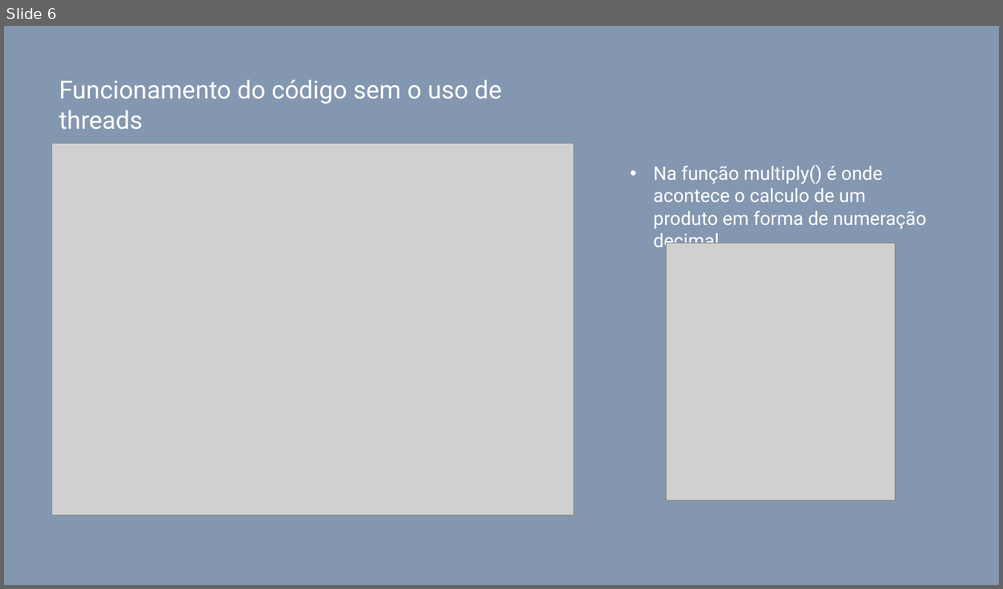
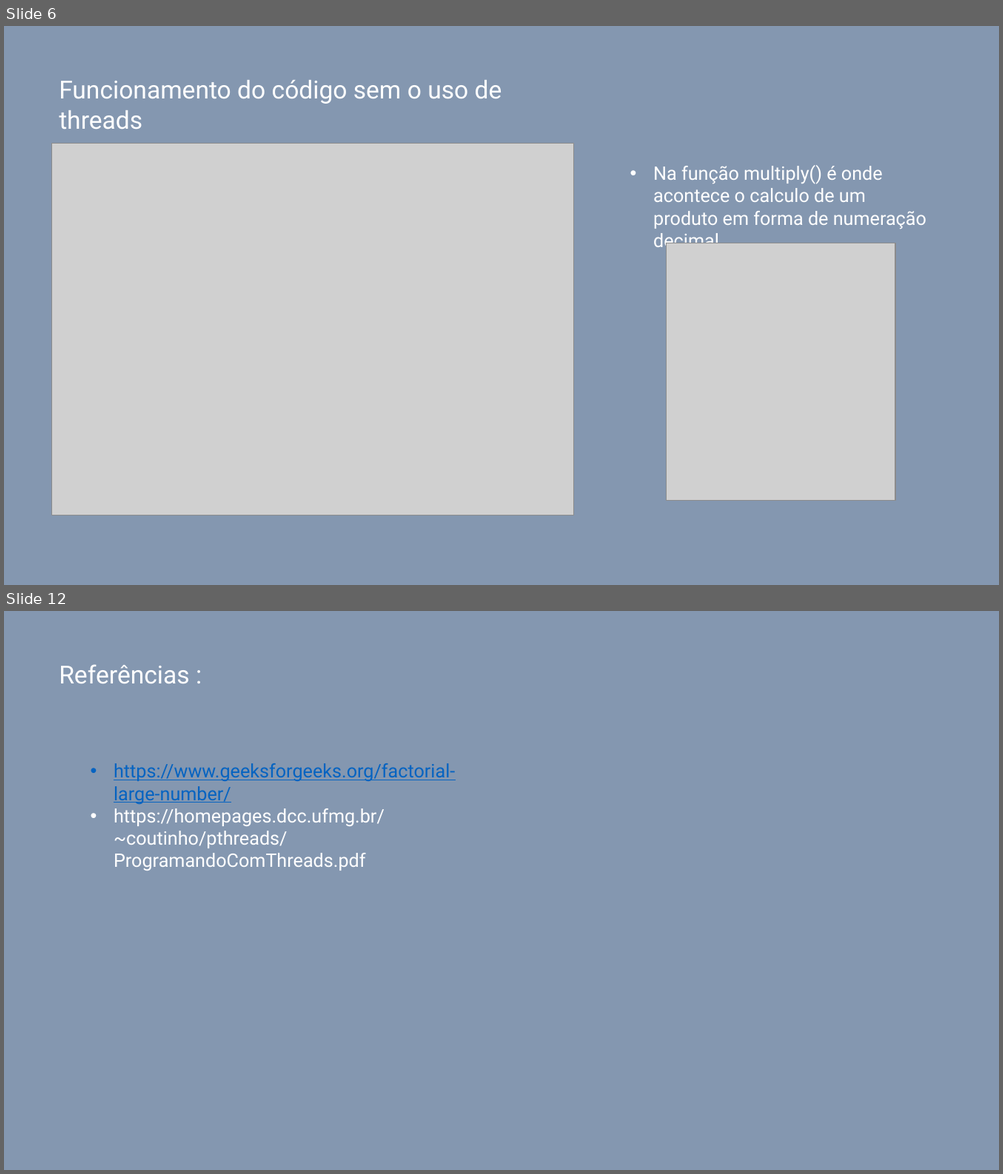
Before and after one commit to llBessa/LucasRafael_ws_OS_RR_2021, a slide deck: Apresentação/Fatorial.pptx. Shown one above the other, each under a label of ours: slide 6 before the commit, slides 6 and 12 after it; the slides between them are not shown. The pictures are 1003x589 and 1003x1174 pixels, drawn with LibreOffice and Linux fonts; fonts in the diff are those of the drawing; grey boxes stand for pictures. Boxes give left, top, right and bottom in pixels: in the first picture for what was removed or moved away, otherwise in the second. Text is boxed around its words. In the diff, an @@ line names an element or a change of style, - is before the commit and + after.

```diff
--- a/Apresentação/Fatorial.pptx
+++ b/Apresentação/Fatorial.pptx
@@ slide 12 added at bbox=[4, 611, 999, 1170], background #8497B0 @@
@@ text added at bbox=[59, 664, 189, 684], 24 pt, text #FFFFFF @@
+Referências :
@@ text added at bbox=[114, 763, 455, 871], 18 pt, text #FFFFFF @@
+• https://www.geeksforgeeks.org/factorial-large-number/
+• https://homepages.dcc.ufmg.br/~coutinho/pthreads/ProgramandoComThreads.pdf
```
Also in this commit, not shown: 2 slides changed, 4 other slides added, 1 slide removed, 1 other file.
